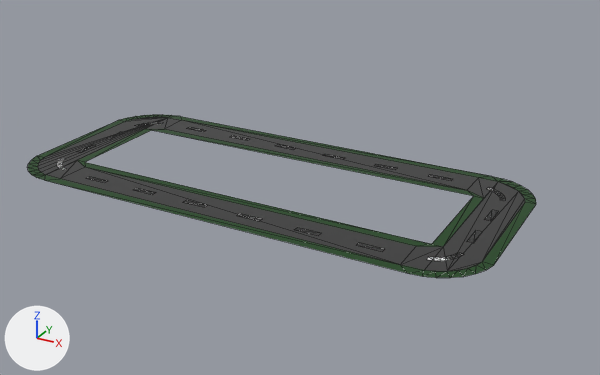
An edit to the glTF model assets/3D/simple_track.glb, drawn before and after from the same camera.
Before and after are seen from a camera (50 mm lens) standing at (7.04, -12.69, 5.8) and looking at (0.29, -0.4, -0.35). Lighting does not change. The marker at lower left points along +X, +Y and +Z. Mesh edges are drawn as thin lines. Where no turn or scale is listed for an object, it has been applied to the vertices. Vertices at the same position are counted once.

In view in the first picture: 'simple_track'.
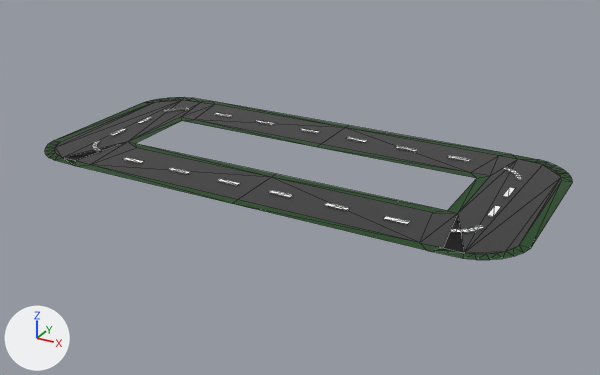
Commit message: Changed the simple track width.

Location of each change, [x1, y1, x2, y2] in pixels of the pictures (600 x 375 px; the box of a moved part takes in the faces that stretch with it):
'simple_track', reshaped
    before: [27, 115, 536, 278]
    after: [45, 97, 573, 260]
part 1 of me_cube, moved or reshaped
    before: [489, 188, 506, 201]
    after: [503, 167, 522, 179]
part 2 of me_cube, moved or reshaped
    before: [427, 252, 464, 261]
    after: [450, 225, 485, 232]
part 3 of me_cube, moved or reshaped
    before: [484, 211, 498, 221]
    after: [488, 206, 501, 217]
part 4 of me_cube, moved or reshaped
    before: [467, 231, 481, 243]
    after: [503, 187, 515, 197]
part 5 of me_cube, moved or reshaped
    before: [237, 213, 263, 221]
    after: [269, 190, 293, 197]
part 6 of me_cube, moved or reshaped
    before: [295, 227, 321, 236]
    after: [324, 203, 349, 210]
part 7 of me_cube, moved or reshaped
    before: [358, 242, 385, 251]
    after: [383, 216, 410, 224]
part 8 of me_cube, moved or reshaped
    before: [323, 154, 345, 159]
    after: [346, 137, 367, 142]
part 9 of me_cube, moved or reshaped
    before: [374, 164, 397, 169]
    after: [395, 146, 417, 151]
part 10 of me_cube, moved or reshaped
    before: [429, 174, 451, 181]
    after: [448, 156, 471, 161]
part 11 of me_cube, moved or reshaped
    before: [135, 122, 162, 126]
    after: [164, 108, 189, 112]
part 12 of me_cube, moved or reshaped
    before: [57, 159, 66, 170]
    after: [92, 141, 101, 151]
part 13 of me_cube, rebuilt
    before: [27, 115, 536, 278]
    after: [45, 97, 573, 260]
part 14 of me_cube, deleted
    before: [78, 127, 295, 207]
part 15 of me_cube, added
    after: [110, 113, 319, 185]

Edits to the bpy script that builds the scene:
```text
Change me_cube:
    used by ob_simple_track; location = (0.0, 0.0, 0.0)
    remove me_cube.from_pydata(...)  # 200 vertices, 209 faces; spans x -4.43..4.43, y -2.99..1.0, z 0.0
    add me_cube.from_pydata(...)  # 208 vertices, 220 faces; spans x -4.76..4.76, y -2.23..2.23, z 0.0..0.02
    me_cube part 1: the loose piece of 14 vertices spanning x 3.51..3.95, y 0.06..0.49, z 0.0 is moved by (0.0, 1.0, 0.02)
    me_cube part 2: the loose piece of 14 vertices spanning x 3.52..3.95, y -2.5..-2.06, z 0.0 is moved by (0.0, 1.0, 0.02)
    me_cube part 3: the loose piece of 4 vertices spanning x 3.86..3.96, y -0.81..-0.38, z 0.0 is moved by (0.0, 0.14, 0.02)
    me_cube part 4: the loose piece of 4 vertices spanning x 3.86..3.96, y -1.66..-1.24, z 0.0 is moved by (0.0, 1.85, 0.02)
    me_cube part 5: the loose piece of 4 vertices spanning x 0.32..0.74, y -2.57..-2.47, z 0.0 is moved by (0.0, 1.0, 0.02)
    me_cube part 6: the loose piece of 4 vertices spanning x 1.38..1.8, y -2.57..-2.47, z 0.0 is moved by (0.0, 1.0, 0.02)
    me_cube part 7: the loose piece of 4 vertices spanning x 2.44..2.86, y -2.57..-2.47, z 0.0 is moved by (0.0, 1.0, 0.02)
    me_cube part 8: the loose piece of 4 vertices spanning x 0.32..0.74, y 0.45..0.55, z 0.0 is moved by (0.0, 1.0, 0.02)
    me_cube part 9: the loose piece of 4 vertices spanning x 1.38..1.8, y 0.45..0.55, z 0.0 is moved by (0.0, 1.0, 0.02)
    me_cube part 10: the loose piece of 4 vertices spanning x 2.44..2.86, y 0.45..0.55, z 0.0 is moved by (0.0, 1.0, 0.02)
    me_cube part 11: the loose piece of 14 vertices spanning x -3.92..-3.48, y 0.06..0.49, z 0.0 is moved by (-0.03, 1.0, 0.02)
    me_cube part 12: the loose piece of 14 vertices spanning x -3.92..-3.49, y -2.5..-2.06, z 0.0 is moved by (-0.03, 1.0, 0.02)
    me_cube part 13: the loose piece of 80 vertices spanning x -4.43..4.43, y -2.99..1.0, z 0.0 is rebuilt with 88 vertices and now spans x -4.76..4.76, y -2.23..2.23, z 0.0
    me_cube part 14: 8 loose pieces with 32 vertices, spanning x -3.93..-0.32, y -2.57..0.55, z 0.0, are deleted
    me_cube part 15
    20 vertices are added at x -3.96..-0.74, y -1.58..1.55, z 0.02
    12 new vertices lie (0.42, 0.0, 0.0) away from vertices in x -2.86..-0.74, y -1.58..1.55, z 0.02
    16 new faces join them
```
